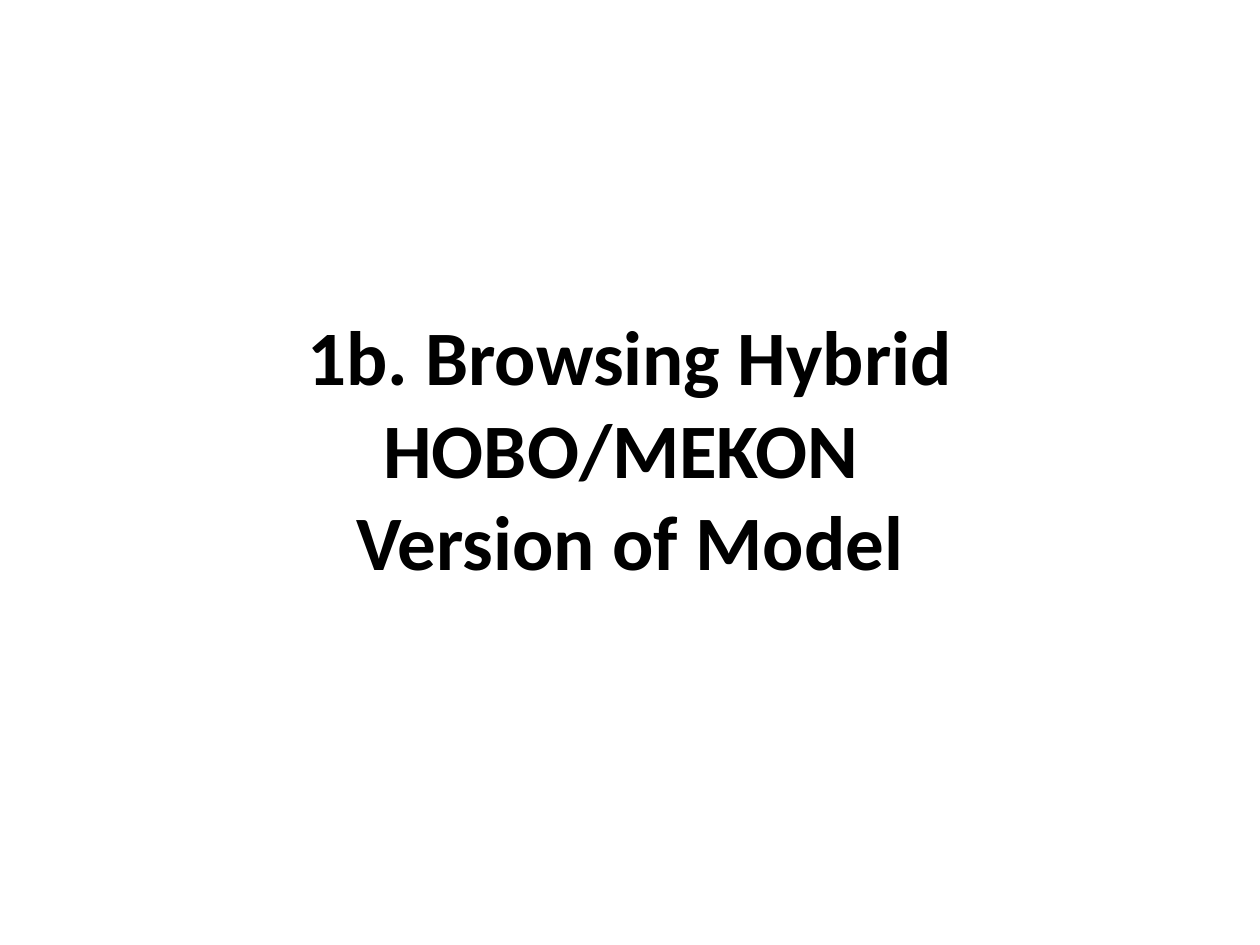
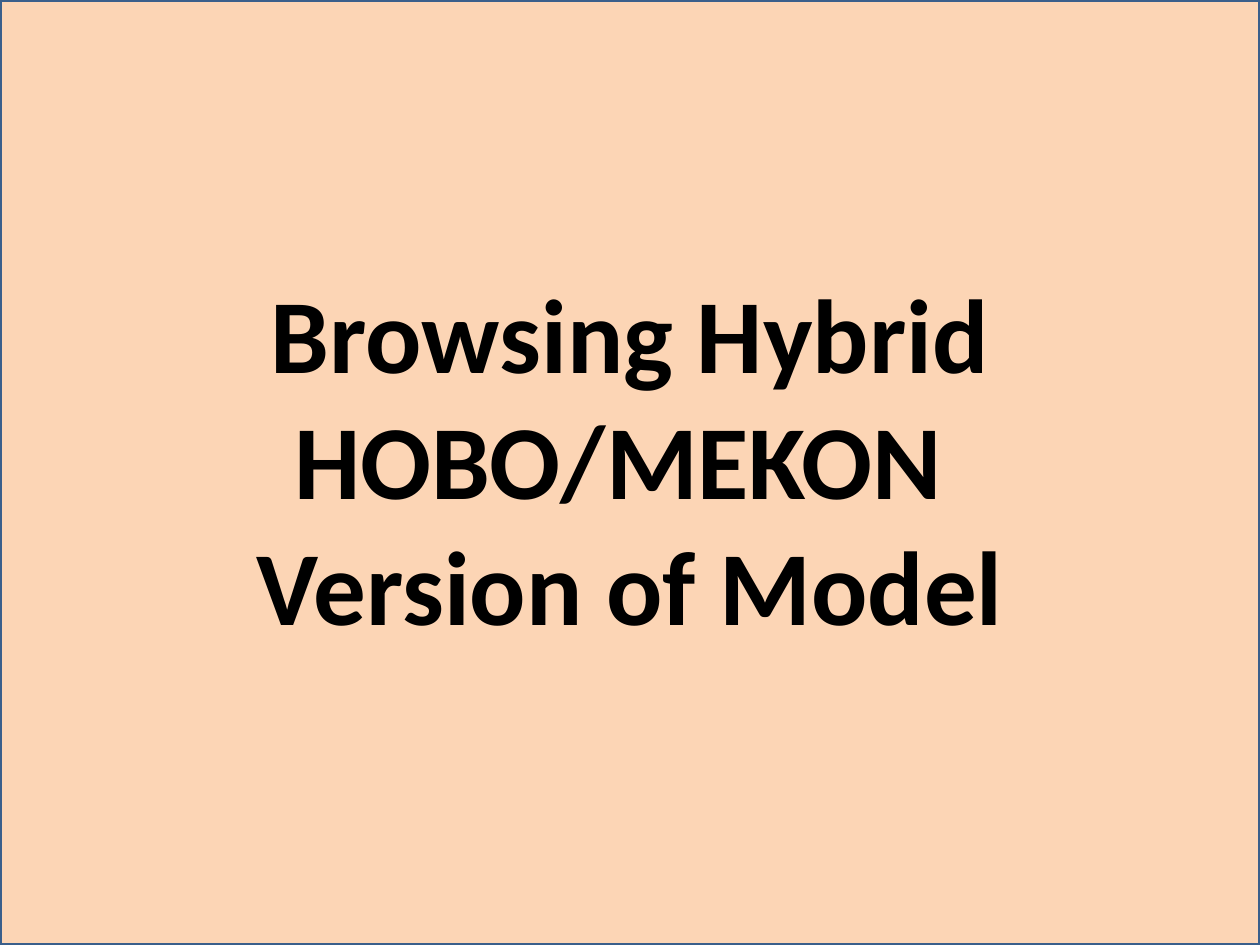
Before and after one commit to colin-puleston/mekon-hobo, a slide deck: slide 21 of docs/MEKON-HOBO Introductory Tutorial.pptx. Drawn at 1260x945 pixels with LibreOffice and Linux fonts; fonts in the diff are those of the drawing. Boxes give left, top, right and bottom in pixels: in the first picture for what was removed or moved away, otherwise in the second. Text is boxed around its words. In the diff, an @@ line names an element or a change of style, - is before the commit and + after.

```diff
--- a/docs/MEKON-HOBO Introductory Tutorial.pptx
+++ b/docs/MEKON-HOBO Introductory Tutorial.pptx
@@ rectangle added at [0,0,1260,945], fill #FCD5B5, outline #3A5F8C 2 pt @@
@@ title at [257,299,1003,626]: text changed; size 44 to 60 pt @@
-1b. Browsing Hybrid HOBO/MEKON
-Version of Model
+Browsing Hybrid
+HOBO/MEKON
+Version of Model
```
Also in this commit, not shown: 28 other slides changed, 1 slide added.
